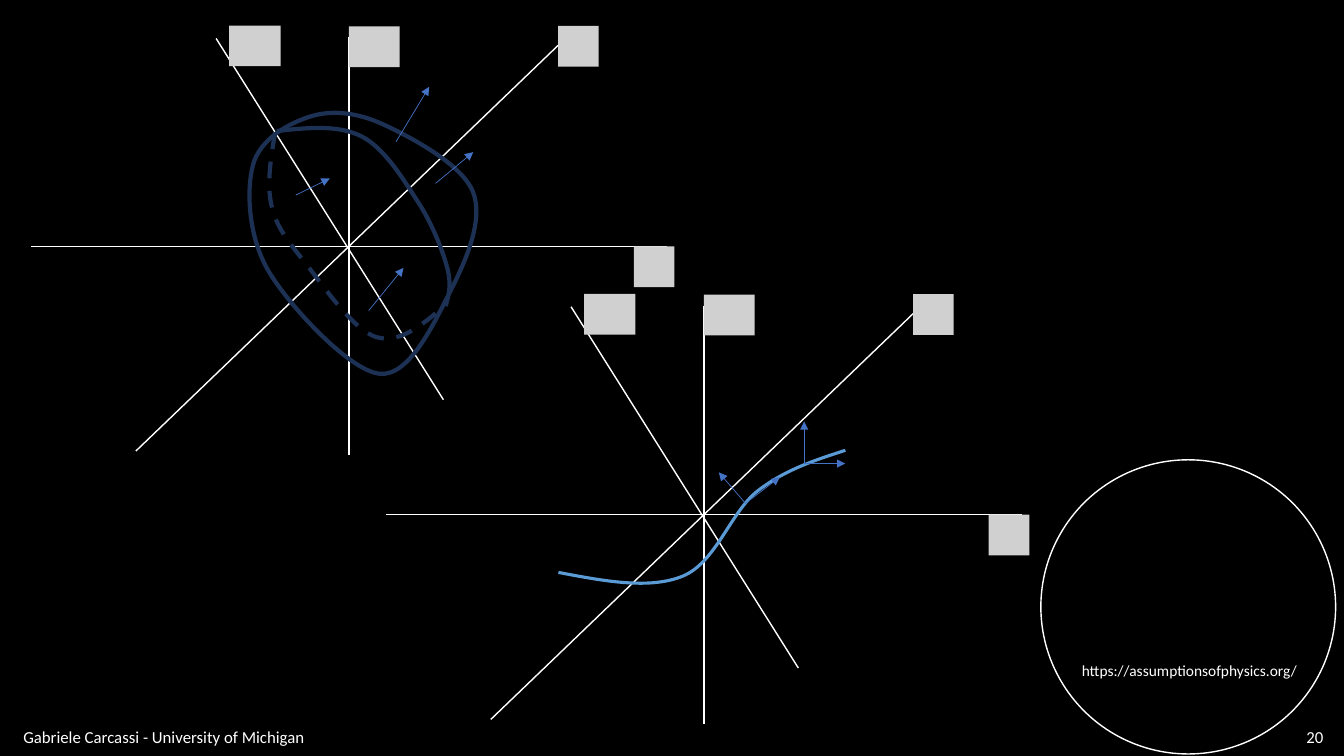
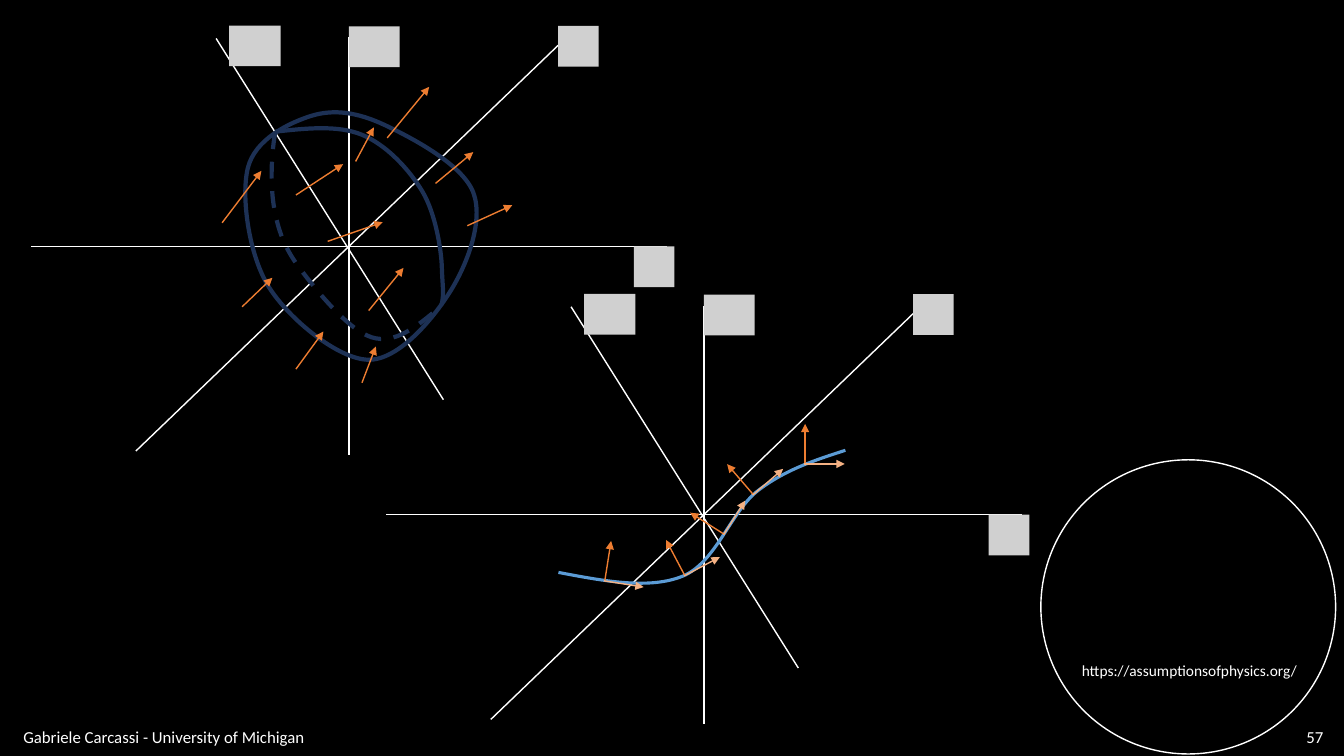
Before and after one commit to assumptionsofphysics/slides, a slide deck: slide 57 of BookCompanions-v2/RP-Class-4.pptx (slide 20 before the commit). Drawn at 1344x756 pixels with LibreOffice and Linux fonts; fonts in the diff are those of the drawing; grey boxes stand for pictures; background and template pictures are left out. Boxes give left, top, right and bottom in pixels: in the first picture for what was removed or moved away, otherwise in the second. Text is boxed around its words. In the diff, an @@ line names an element or a change of style, - is before the commit and + after.

```diff
--- a/BookCompanions-v2/RP-Class-4.pptx
+++ b/BookCompanions-v2/RP-Class-4.pptx
@@ arrow moved from (396, 142) - (430, 87) to (387, 138) - (430, 87) @@
@@ arrow (387, 138) - (430, 87): stroke #4472C4 0.5 pt to #ED7D31 1 pt @@
@@ freeform shape resized from (x1=250, y1=113, x2=477, y2=374) to (x1=245, y1=112, x2=476, y2=360) @@
@@ freeform shape resized from (x1=269, y1=132, x2=445, y2=339) to (x1=271, y1=132, x2=440, y2=339) @@
@@ freeform shape resized from (x1=276, y1=128, x2=450, y2=307) to (x1=275, y1=128, x2=443, y2=304) @@
@@ arrow moved from (296, 196) - (330, 178) to (296, 196) - (343, 164) @@
@@ arrow (296, 196) - (343, 164): stroke #4472C4 0.5 pt to #ED7D31 1 pt @@
@@ arrow (436, 184) - (474, 152): stroke #4472C4 0.5 pt to #ED7D31 1 pt @@
@@ group added at (x1=222, y1=127, x2=512, y2=383): 7 arrows @@
@@ arrow (369, 311) - (403, 268): stroke #4472C4 0.5 pt to #ED7D31 1 pt @@
@@ arrow (806, 464) - (806, 423): stroke #4472C4 0.5 pt to #ED7D31 1 pt @@
@@ arrow moved from (745, 503) - (719, 473) to (753, 495) - (727, 464) @@
@@ arrow (753, 495) - (727, 464): stroke #4472C4 0.5 pt to #ED7D31 1 pt @@
@@ arrow moved from (745, 504) - (780, 477) to (753, 495) - (783, 469) @@
@@ arrow (753, 495) - (783, 469): stroke #4472C4 0.5 pt to #F4B183 1 pt @@
@@ arrow (805, 464) - (845, 464): stroke #4472C4 0.5 pt to #F4B183 1 pt @@
@@ group added at (x1=604, y1=501, x2=745, y2=587): 6 arrows @@
@@ page number at (x1=1306, y1=732, x2=1323, y2=743): text changed @@
-20
+57
```
Also in this commit, not shown: 17 other slides changed, 24 slides added.
